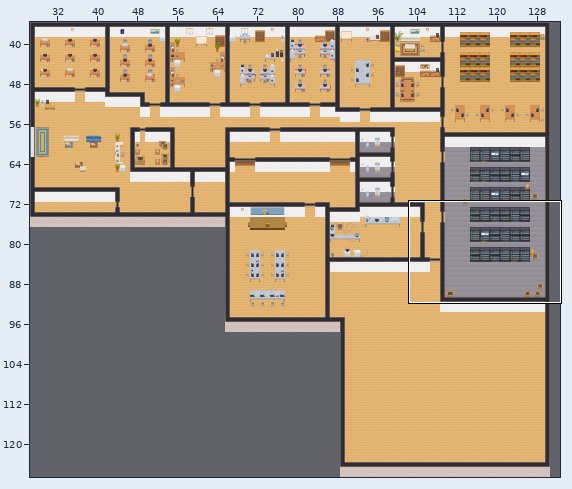
Tiled map (JSON) -- tilesets/123.tmj. The first picture is a wide view before the edit; the outline marks the close-up.
Close-up. As it was:
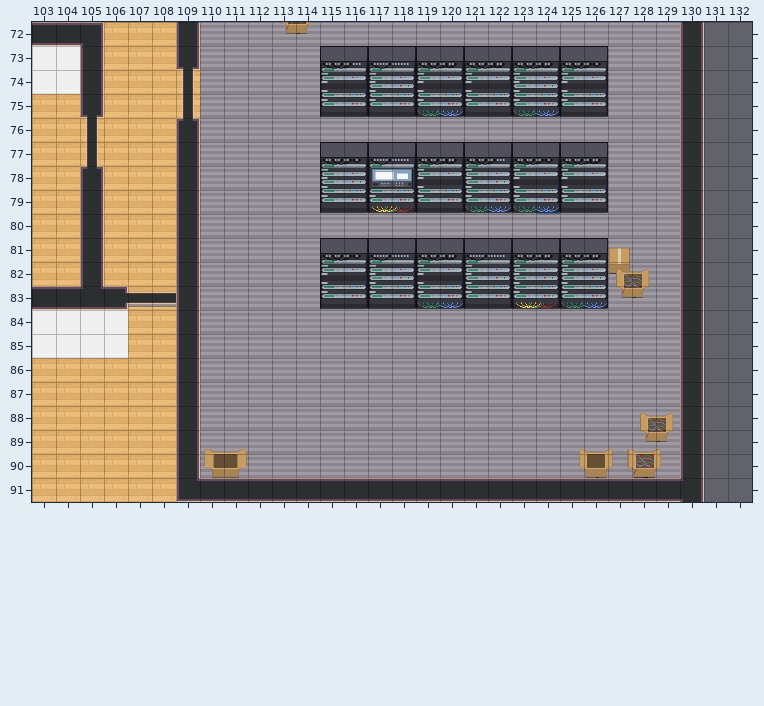
Cells are 32x32 px. Shown: x 103..132, y 72..91. The commit also changed other parts of the map, which this record leaves out. Tiles whose own drawing changed are shown in their newer look in all pictures.
New version:
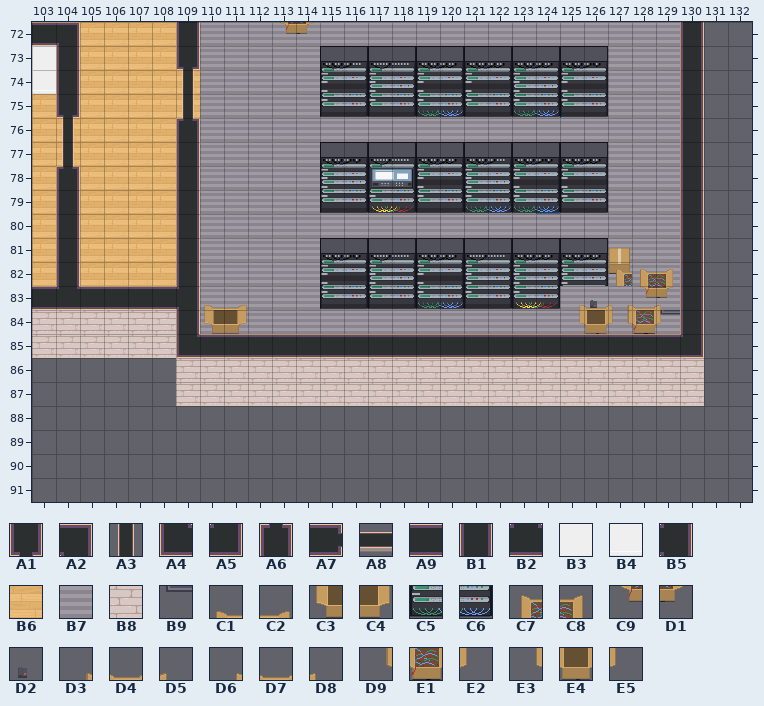
Key: from "WA_Room_Builder": A1 11, A2 29, A3 36, A4 53, A5 54, A6 61, A7 63, A8 64, A9 96, B1 102, B2 110, B3 119, B4 144, B5 158, B6 169, B7 294, B8 393; from "server_test": B9 58, C1 68, C2 69, C3 84, C4 85, C5 148, C6 149, C7 169, C8 170, C9 185, D1 186, D2 198, D3 199, D4 200, D5 201, D6 202, D7 203, D8 204, D9 215, E1 216, E2 217, E3 218, E4 219, E5 220.
__ is an empty cell.
Diff:
Layer "floor":
y 86..90: x 103..108 B6 B6 B6 B6 B6 B6 -> __ __ __ __ __ __; x 110..129 B7 B7 B7 B7 B7 B7 B7 B7 B7 B7 B7 B7 B7 B7 B7 B7 B7 B7 B7 B7 -> __ __ __ __ __ __ __ __ __ __ __ __ __ __ __ __ __ __ __ __
y 91: x 103..108 B6 B6 B6 B6 B6 B6 -> __ __ __ __ __ __
Layer "walls":
y 72: x 104..105 A9 A2 -> A2 __
y 73: x 104..105 B3 B1 -> B1 __
y 74: x 104..105 B4 B1 -> B1 __
y 75: x 104..105 __ A1 -> A1 __
y 78: x 104..105 __ A6 -> A6 __
y 79..82: x 104..105 __ B1 -> B1 __
y 83: x 106..109 A7 __ __ B1 -> A9 A9 A9 B5
y 84: x 103..108 B3 B3 B3 B3 __ __ -> B8 B8 B8 B8 B8 B8
y 85: x 103..130 B4 B4 B4 B4 __ __ B1 __ __ __ __ __ __ __ __ __ __ __ __ __ __ __ __ __ __ __ __ B1 -> B8 B8 B8 B8 B8 B8 A4 A9 A9 A9 A9 A9 A9 A9 A9 A9 A9 A9 A9 A9 A9 A9 A9 A9 A9 A9 A9 A5
y 86..87: x 109..130 B1 __ __ __ __ __ __ __ __ __ __ __ __ __ __ __ __ __ __ __ __ B1 -> B8 B8 B8 B8 B8 B8 B8 B8 B8 B8 B8 B8 B8 B8 B8 B8 B8 B8 B8 B8 B8 B8
y 88..90: x 109 B1 -> __; x 130 B1 -> __
y 91: x 109..130 A4 A9 A9 A9 A9 A9 A9 A9 A9 A9 A9 A9 A9 A9 A9 A9 A9 A9 A9 A9 A9 B5 -> __ __ __ __ __ __ __ __ __ __ __ __ __ __ __ __ __ __ __ __ __ __
Layer "stuff":
y 83: x 110..111 __ __ -> C1 C2; x 126..129 __ __ __ __ -> D2 D3 D4 D5
y 84: x 110..111 __ __ -> C3 C4; x 127..129 __ __ __ -> D9 E1 E2
y 89: x 110..111 C1 C2 -> __ __; x 127..129 D3 D4 D5 -> __ __ __
y 90: x 110..111 C3 C4 -> __ __; x 127..129 D9 E1 E2 -> __ __ __
Layer "stuff1":
y 82: x 128..129 C8 __ -> C7 C8
y 83: x 125..129 C5 C6 C9 D1 __ -> D6 D7 D8 C9 D1
y 84: x 125..127 __ __ __ -> E3 E4 E5; x 129 __ -> B9
y 88: x 128..129 C7 C8 -> __ __
y 89: x 125..129 D6 D7 D8 C9 D1 -> __ __ __ __ __
y 90: x 125..127 E3 E4 E5 -> __ __ __
Layer "top":
y 76..77: x 104..105 __ A3 -> A3 __
y 83: x 104..105 __ __ -> B2 A9; x 107..108 A8 A8 -> __ __
Boxes around the changes in both close-ups, in picture pixels (x1, y1, x2, y2):
changed: (32, 22, 704, 502)
